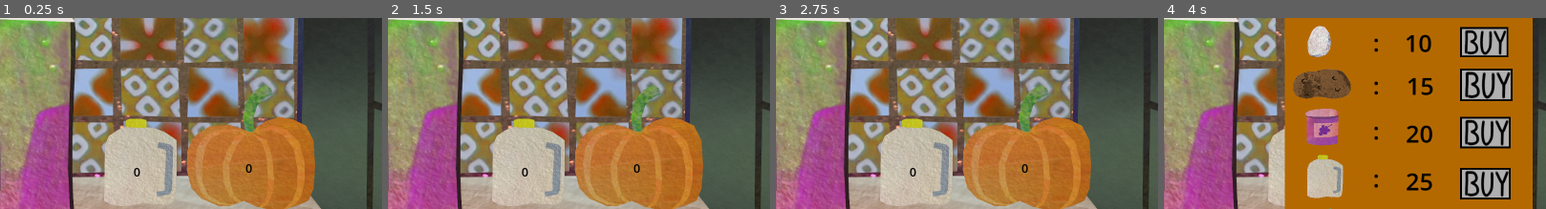
Above: before the commit, frames 1-4 (left to right).
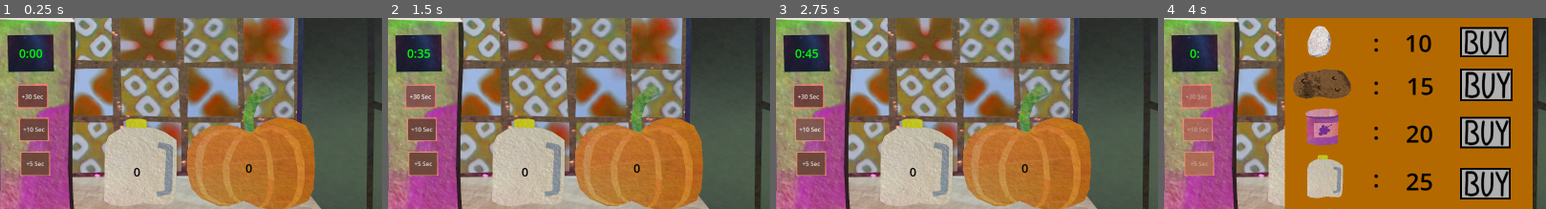
Above: after the commit, the same moments.

Repository: Ted-Landauer/microwave-game
Game: Godot game, scene res://Scenes/main.tscn
Two runs of this game, one before a commit and one after it. Both use one fixed random seed, a clock stepped at 60 frames per second and the inputs below.
Inputs (mouse positions are % of the whole screen's width and height, from its top left):
- Up to frame 1 (0.25 s): no input
- Up to frame 2 (1.5 s): click (51, 47) at 0.5 s, where only the run after the commit has a clickable "+5 Sec"; click (51, 29) at 1.25 s, where only the run after the commit has a clickable "+30 Sec"
- Up to frame 3 (2.75 s): click (51, 38) at 2 s, where only the run after the commit has a clickable "+10 Sec"
- Up to frame 4 (4 s): click "START" at 2.75 s; click (83, 92) at 3.5 s
The pictures show only the part of the screen within x 47-97%, y 8-58%; the shares and areas given below are measured in that part.

The runs differ from the first frame. In frame 1, 5.4% of the frame differs, in the area x 2-15%, y 8-83%; in frame 2, 5.4%; in frame 3, 5.4%; in frame 4, 5.3%.

Commit message:
adding in the days work! - microwave timer counts down - food is removed from the microwave when the timer runs down - fixed the button toggle to work appropriately - added 'multithreading' I.E. made it so that money, viewer count, and timer can all run at the same time - made microwave buttons add time accordingly - small code refactors to support new game logic

Diff:
--- /dev/null
+++ b/Scenes/high_control_panel.tscn
@@ -0,0 +1,9 @@
+[gd_scene format=3 uid="uid://djyf5k6y2arfc"]
+
+[ext_resource type="Texture2D" uid="uid://dmchxa4tlwfrg" path="res://Assets/Controls/Controls_3.png" id="1_ayetc"]
+
+[node name="HighControlPanel" type="Node2D" unique_id=1048642307]
+
+[node name="Sprite2D" type="Sprite2D" parent="." unique_id=204346774]
+texture = ExtResource("1_ayetc")
+centered = false
--- /dev/null
+++ b/Scenes/low_control_panel.tscn
@@ -0,0 +1,9 @@
+[gd_scene format=3 uid="uid://ba1mjajevgmyv"]
+
+[ext_resource type="Texture2D" uid="uid://cok23xl3bpfhb" path="res://Assets/Controls/Controls_1.png" id="1_qlbc3"]
+
+[node name="LowControlPanel" type="Node2D" unique_id=1267437803]
+
+[node name="Sprite2D" type="Sprite2D" parent="." unique_id=1543492903]
+texture = ExtResource("1_qlbc3")
+centered = false
--- a/Scenes/main.tscn
+++ b/Scenes/main.tscn
@@ -5,7 +5,10 @@
 [ext_resource type="PackedScene" uid="uid://bp8v51m1wqcyq" path="res://Scenes/microwave.tscn" id="2_bo1nx"]
 [ext_resource type="PackedScene" uid="uid://dw28047bcqlkw" path="res://Scenes/Groceries/egg.tscn" id="3_6bp64"]
 [ext_resource type="PackedScene" uid="uid://cydyqf7xaktah" path="res://Scenes/Groceries/jam_jar.tscn" id="4_344ge"]
+[ext_resource type="PackedScene" uid="uid://djyf5k6y2arfc" path="res://Scenes/high_control_panel.tscn" id="4_pdsj5"]
+[ext_resource type="PackedScene" uid="uid://ba1mjajevgmyv" path="res://Scenes/low_control_panel.tscn" id="5_ee4r6"]
 [ext_resource type="PackedScene" uid="uid://qfyc7a2xwlpf" path="res://Scenes/Groceries/milk_jug.tscn" id="5_ynf5e"]
+[ext_resource type="PackedScene" uid="uid://dtpv56ju8dpmk" path="res://Scenes/mid_control_panel.tscn" id="6_gt3je"]
 [ext_resource type="PackedScene" uid="uid://drxl0k60bau2m" path="res://Scenes/Groceries/potato.tscn" id="6_hptm8"]
 [ext_resource type="PackedScene" uid="uid://dlxdgs7vg5f6x" path="res://Scenes/Groceries/pumpkin.tscn" id="7_d1ilt"]
 [ext_resource type="Theme" uid="uid://b1i51vduagitt" path="res://Assets/ShoppingCart.tres" id="8_344ge"]
@@ -40,8 +43,55 @@
 text = "START"
 
 [node name="microwaveTimer" type="Timer" parent="Microwave/microwaveStart" unique_id=2110800967]
+one_shot = true
 
 [node name="viewershipBuffer" type="Timer" parent="Microwave/microwaveStart" unique_id=1866975876]
+
+[node name="HighControlPanel" parent="Microwave" unique_id=1048642307 instance=ExtResource("4_pdsj5")]
+position = Vector2(977, 127)
+metadata/_edit_lock_ = true
+
+[node name="LowControlPanel" parent="Microwave" unique_id=1267437803 instance=ExtResource("5_ee4r6")]
+visible = false
+position = Vector2(977, 127)
+metadata/_edit_lock_ = true
+
+[node name="MidControlPanel" parent="Microwave" unique_id=51181263 instance=ExtResource("6_gt3je")]
+visible = false
+position = Vector2(977, 127)
+metadata/_edit_lock_ = true
+
+[node name="microwaveDisplay" type="Label" parent="Microwave" unique_id=272088817]
+offset_left = 984.0
+offset_top = 132.0
+offset_right = 1102.0
+offset_bottom = 227.0
+theme_override_colors/font_color = Color(0, 1, 0, 1)
+theme_override_font_sizes/font_size = 32
+text = "0:00"
+horizontal_alignment = 1
+vertical_alignment = 1
+
+[node name="fiveSeconds" type="Button" parent="Microwave" unique_id=1436112767]
+offset_left = 1017.0
+offset_top = 446.0
+offset_right = 1092.0
+offset_bottom = 506.0
+text = "+5 Sec"
+
+[node name="thirtySeconds" type="Button" parent="Microwave" unique_id=1294848360]
+offset_left = 1009.0
+offset_top = 267.0
+offset_right = 1086.0
+offset_bottom = 324.0
+text = "+30 Sec"
+
+[node name="tenSeconds" type="Button" parent="Microwave" unique_id=1443803365]
+offset_left = 1014.0
+offset_top = 355.0
+offset_right = 1088.0
+offset_bottom = 413.0
+text = "+10 Sec"
 
 [node name="Camera2D" type="Camera2D" parent="." unique_id=402555768]
 anchor_mode = 0
@@ -402,6 +452,9 @@
 [connection signal="pressed" from="Microwave/microwaveStart" to="." method="_on_microwave_start_pressed"]
 [connection signal="timeout" from="Microwave/microwaveStart/microwaveTimer" to="." method="_on_microwave_timer_timeout"]
 [connection signal="timeout" from="Microwave/microwaveStart/viewershipBuffer" to="." method="_on_viewership_buffer_timeout"]
+[connection signal="pressed" from="Microwave/fiveSeconds" to="." method="_on_five_seconds_pressed"]
+[connection signal="pressed" from="Microwave/thirtySeconds" to="." method="_on_thirty_seconds_pressed"]
+[connection signal="pressed" from="Microwave/tenSeconds" to="." method="_on_ten_seconds_pressed"]
 [connection signal="pressed" from="InfoNumbers/ShoppingButton" to="." method="_on_shopping_button_pressed"]
 [connection signal="pressed" from="InfoNumbers/ShoppingButton/UpgradeMenu/ColorRect/BuyEgg" to="." method="_on_buy_egg_pressed"]
 [connection signal="pressed" from="InfoNumbers/ShoppingButton/UpgradeMenu/ColorRect/BuyPotato" to="." method="_on_buy_potato_pressed"]
--- /dev/null
+++ b/Scenes/mid_control_panel.tscn
@@ -0,0 +1,9 @@
+[gd_scene format=3 uid="uid://dtpv56ju8dpmk"]
+
+[ext_resource type="Texture2D" uid="uid://ddj7ukaop51x2" path="res://Assets/Controls/Controls_2.png" id="1_sda3p"]
+
+[node name="MidControlPanel" type="Node2D" unique_id=51181263]
+
+[node name="Sprite2D" type="Sprite2D" parent="." unique_id=889112367]
+texture = ExtResource("1_sda3p")
+centered = false
--- a/Scripts/egg.gd
+++ b/Scripts/egg.gd
@@ -1,9 +1,16 @@
 extends Node2D
 var clickable = false
+var eggLimit
+var microwaveItem
+var microwaveItemRef
+
 
 # Called when the node enters the scene tree for the first time.
 func _ready() -> void:
-	pass # Replace with function body.
+	eggLimit = randi_range(5, 15)
+	print("Egg limit is: ")
+	print(eggLimit)
+
 
 
 # Called every frame. 'delta' is the elapsed time since the previous frame.
@@ -11,10 +18,14 @@
 	pass
 
 
+func foodLimit():
+	if $"../..".totalSeconds < eggLimit:
+		print("EGG LIMIT")
+
+
 func _on_egg_control_mouse_entered() -> void:
 	clickable = true
 	print("in egg area")
-
 
 func _on_egg_control_mouse_exited() -> void:
 	clickable = false
@@ -24,4 +35,5 @@
 	if event is InputEventMouseButton and event.is_pressed():
 		if event.button_index == MOUSE_BUTTON_LEFT and clickable == true:
 			if $"../..".extractInt($eggCount.text) > 0:
-				$"../..".addToMicrowave("egg")
+				microwaveItem = "egg"
+				microwaveItemRef = $"../..".addToMicrowave("egg")
--- a/Scripts/jam_jar.gd
+++ b/Scripts/jam_jar.gd
@@ -1,15 +1,23 @@
 extends Node2D
 var clickable = false
+var jamLimit
+var microwaveItem
+var microwaveItemRef
 
 # Called when the node enters the scene tree for the first time.
 func _ready() -> void:
-	pass # Replace with function body.
+	jamLimit = randi_range(5, 15)
+	print("Jam limit is: ")
+	print(jamLimit)
 
 
 # Called every frame. 'delta' is the elapsed time since the previous frame.
 func _process(delta: float) -> void:
 	pass
 
+func foodLimit():
+	if $"../..".totalSeconds < jamLimit:
+		print("JAM LIMIT")
 
 func _on_jam_jar_control_mouse_entered() -> void:
 	clickable = true
@@ -20,4 +28,6 @@
 func _input(event: InputEvent) -> void:
 	if event is InputEventMouseButton and event.is_pressed():
 		if event.button_index == MOUSE_BUTTON_LEFT and clickable == true:
-			$"../..".addToMicrowave("jam_jar")
+			if $"../..".extractInt($jamCount.text) > 0:
+				microwaveItem = "jam"
+				microwaveItemRef = $"../..".addToMicrowave("jam_jar")
--- a/Scripts/main.gd
+++ b/Scripts/main.gd
@@ -15,8 +15,15 @@
 var groceries: Dictionary = {}
 
 var occupied: bool = false
-
-#var ""
+var lowCostMicroOwned: bool = true
+var midCostMicroOwned: bool = false
+var highCostMicroOwned: bool = false
+var totalSeconds: int = 0
+var countdownActive = false
+
+var microwavedItem: String
+
+
 
 # Load the resources in a directory into a dictionary for future use
 func preloadResources(path: String, collection: Dictionary):
@@ -57,20 +64,34 @@
 	else:
 		print("An error was encountered when opening the requested path")
 
-
-
-# Called when the node enters the scene tree for the first time.
-func _ready() -> void:
-	preloadResources(GROCPATH, groceries)
-
-	$InfoNumbers/ShoppingButton/UpgradeMenu.propagate_call("set_visible", [false])
-	$InfoNumbers/ShoppingButton/UpgradeMenu.visible = false
-
-	updateFunds(STARTINGFUNDS, "+")
-	updateViewship(STARTINGVIEWERNUMBERS, "+")
-
-	$Microwave/microwaveStart/viewershipBuffer.one_shot = true
-	$Microwave/microwaveStart/microwaveTimer.one_shot = true
+func countdownMicrowaveTimer():
+	var maxTimeArr = extractInt($Microwave/microwaveDisplay.text)
+	var min = int(maxTimeArr[0])
+	var sec = int(maxTimeArr[1])
+	var strSec = ""
+
+	if sec == 0:
+		strSec = "59"
+		min -= 1
+	else:
+		sec -= 1
+		if sec < 10:
+			strSec = "%02d" % sec
+
+		$Microwave/microwaveDisplay.text = str(min) + ":" + strSec
+
+
+
+func updateMicrowaveDisplay(min: int, sec: int):
+	var strSec = str(sec)
+	totalSeconds = (min * 60) + sec
+
+	if sec < 10:
+		strSec = "%02d" % sec
+
+	$Microwave/microwaveDisplay.text = str(min) + ":" + strSec
+
+
 
 func changeInventory(food: String, direction: String):
 	var foodReference = get_node("Groceries/" + food + "/" + food + "Count")
@@ -84,6 +105,7 @@
 	foodReference.text = str(foodBought)
 
 
+
 # Return the value of money gained per second
 func calculateRevenue(view: int, modifier: float):
 	var perSecGain: float
@@ -115,7 +137,10 @@
 	if direction == "+":
 		funds += moneyValue
 	elif direction == "-":
-		funds -= moneyValue
+		if funds - moneyValue < 0:
+			print("Out of money")
+		else:
+			funds -= moneyValue
 
 	$InfoNumbers/FundsValue.text = "$" + str(funds)
 
@@ -128,47 +153,117 @@
 	# Check if we've passed the funds value and strip of the NAN character
 	if numberString[0] == "$":
 		numberInt = int(numberString.rstrip("$"))
+		return numberInt
+	elif numberString.contains(":"):
+		var tempHold = numberString.split(":")
+		var tempMin = tempHold[0]
+		var tempSec = tempHold[1]
+
+		#numberInt = int(tempHold[])
+		return tempHold
 
 	numberInt = int(numberString)
 
 	return numberInt
 
+func addToMicrowave(item: String):
+	print("add test")
+	if occupied == false:
+		var newItem = groceries[item]
+
+		print("this is the item: " + item)
+
+		newItem.position.x = 700
+		newItem.position.y = 640
+		newItem.z_index = 1
+		add_child(newItem)
+		print("added to microwave")
+
+		microwavedItem = item
+		print("the microwaved item: ")
+		print(microwavedItem)
+		print(typeof(microwavedItem))
+
+		changeInventory(item.get_slice("_", 0), "-")
+		occupied = true
+
+		return newItem
+
+func toggleButtons(toggle: bool):
+	$Microwave/microwaveStart.disabled = toggle
+	$Microwave/microwaveStart.toggle_mode = toggle
+
+	$Microwave/thirtySeconds.disabled = toggle
+	$Microwave/thirtySeconds.toggle_mode = toggle
+
+	$Microwave/tenSeconds.disabled = toggle
+	$Microwave/tenSeconds.toggle_mode = toggle
+
+	$Microwave/fiveSeconds.disabled = toggle
+	$Microwave/fiveSeconds.toggle_mode = toggle
+
+# Called when the node enters the scene tree for the first time.
+func _ready() -> void:
+	preloadResources(GROCPATH, groceries)
+
+	$InfoNumbers/ShoppingButton/UpgradeMenu.propagate_call("set_visible", [false])
+	$InfoNumbers/ShoppingButton/UpgradeMenu.visible = false
+
+	updateFunds(STARTINGFUNDS, "+")
+	updateViewship(STARTINGVIEWERNUMBERS, "+")
+
+	$Microwave/microwaveStart/viewershipBuffer.one_shot = true
+	$Microwave/microwaveStart/microwaveTimer.one_shot = true
+
+	$Microwave/LowControlPanel.visible = false
+	$Microwave/thirtySeconds.visible = true
+
+	$Microwave/MidControlPanel.visible = false
+	$Microwave/tenSeconds.visible = true
+
+	$Microwave/HighControlPanel.visible = true
+	$Microwave/fiveSeconds.visible = true
+
 
 
 # Used for running the money and viewer calc every second in process below
-var t: float = 0.0
+var mu: float = 0.0
+var vd: float = 0.0
+var cd: float = 0.0
 
 # Called every frame. 'delta' is the elapsed time since the previous frame.
 func _process(delta: float) -> void:
-	# Increase t to make
-	t += delta
-	if (viewershipDeclineBufferState == true and t >= 1.0):
+
+	mu += delta
+	if viewershipDeclineBufferState == true and mu >= 1.0:
 		updateFunds(calculateRevenue(viewerNumbers, revenueMod), "+")
-		t = 0.0
-	elif viewershipDeclineBufferState == false and t >= 1.0 and viewerNumbers != 0:
+		mu = 0.0
+
+	vd += delta
+	if viewershipDeclineBufferState == false and vd >= 1.0 and viewerNumbers != 0:
 		updateViewship(1, "-")
-		t = 0.0
-
-
+		vd = 0.0
+
+	cd += delta
+	if countdownActive == true and cd >= 1.0:
+		countdownMicrowaveTimer()
+		cd = 0.0
 
 # Escape function for closing the shopping menu
 func _input(event: InputEvent) -> void:
 	if event is InputEventKey and event.is_pressed():
 		if event.keycode == KEY_ESCAPE:
 			$InfoNumbers/ShoppingButton/UpgradeMenu.propagate_call("set_visible", [false])
-			#$InfoNumbers/ShoppingButton/UpgradeMenu.visible = false
-
 
 # Function to open the grrocery shopping menu
 func _on_shopping_button_pressed() -> void:
 	if $InfoNumbers/ShoppingButton/UpgradeMenu.visible == false:
 		$InfoNumbers/ShoppingButton/UpgradeMenu.propagate_call("set_visible", [true])
-		#$InfoNumbers/ShoppingButton/UpgradeMenu.visible = true
+
 	elif $InfoNumbers/ShoppingButton/UpgradeMenu.visible == true:
 		$InfoNumbers/ShoppingButton/UpgradeMenu.propagate_call("set_visible", [false])
 		#$InfoNumbers/ShoppingButton/UpgradeMenu.visible = false
 
-
 func _on_buy_egg_pressed() -> void:
 	var eggsCost = extractInt($InfoNumbers/ShoppingButton/UpgradeMenu/ColorRect/Labels/EggCost.text)
 
@@ -199,39 +294,78 @@
 	changeInventory("pumpkin", "+")
 	updateFunds(pumpkinCost, "-")
 
-
-
 func _on_microwave_start_pressed() -> void:
-	$Microwave/microwaveStart.disabled = true
-	$Microwave/microwaveStart.toggle_mode = true
-
-	$Microwave/microwaveStart/microwaveTimer.start(10)
+	toggleButtons(true)
+
+	$Microwave/microwaveStart/microwaveTimer.start(totalSeconds)
 	print("pausing viewership decline")
 	viewershipDeclineBufferState = true
+	countdownActive = true
+
 
 func _on_microwave_timer_timeout() -> void:
 	print("timer stopped")
-	$Microwave/microwaveStart.disabled = false
-	$Microwave/microwaveStart.toggle_mode = false
+	toggleButtons(false)
 
 	print("about to lose viewers")
 	$Microwave/microwaveStart/viewershipBuffer.start(viewershipDeclineBuffer)
+	countdownActive = false
+	occupied = false
+
+	match microwavedItem:
+		"egg":
+			remove_child($Groceries/egg.microwaveItemRef)
+			print("removed egg")
+		"jam":
+			remove_child($Groceries/jam_jar.microwaveItemRef)
+			print("removed jam")
+		"milk":
+			remove_child($Groceries/milk_jug.microwaveItemRef)
+			print("removed milk")
+		"potato":
+			remove_child($Groceries/potato.microwaveItemRef)
+			print("removed potato")
+		"pumpkin":
+			remove_child($Groceries/pumpkin.microwaveItemRef)
+			print("removed pumpkin")
+
 
 func _on_viewership_buffer_timeout() -> void:
 	print("losing viewers")
 	viewershipDeclineBufferState = false
 
-func addToMicrowave(item: String):
-	if occupied == false:
-		var newItem = groceries[item]
-
-		print("this is the item: " + item)
-
-		newItem.position.x = 700
-		newItem.position.y = 640
-		newItem.z_index = 1
-		add_child(newItem)
-		print("added to microwave")
-
-		changeInventory(item.get_slice("_", 0), "-")
-		occupied = true
+func _on_thirty_seconds_pressed() -> void:
+	var minSecArray = extractInt($Microwave/microwaveDisplay.text)
+	var min = int(minSecArray[0])
+	var sec = int(minSecArray[1])
+
+	sec += 30
+	if sec >= 60:
+		min += 1
+		sec = sec - 60
+
+	updateMicrowaveDisplay(min, sec)
+
+func _on_ten_seconds_pressed() -> void:
+	var minSecArray = extractInt($Microwave/microwaveDisplay.text)
+	var min = int(minSecArray[0])
+	var sec = int(minSecArray[1])
+
+	sec += 10
+	if sec >= 60:
+		min += 1
+		sec = sec - 60
+
+	updateMicrowaveDisplay(min, sec)
+
+func _on_five_seconds_pressed() -> void:
+	var minSecArray = extractInt($Microwave/microwaveDisplay.text)
+	var min = int(minSecArray[0])
+	var sec = int(minSecArray[1])
+
+	sec += 5
+	if sec >= 60:
+		min += 1
+		sec = sec - 60
+
+	updateMicrowaveDisplay(min, sec)
--- a/Scripts/milk_jug.gd
+++ b/Scripts/milk_jug.gd
@@ -1,16 +1,24 @@
 extends Node2D
 var clickable = false
+var milkLimit
+var microwaveItem
+var microwaveItemRef
 
 
 # Called when the node enters the scene tree for the first time.
 func _ready() -> void:
-	pass # Replace with function body.
+	milkLimit = randi_range(5, 15)
+	print("Milk limit is: ")
+	print(milkLimit)
 
 
 # Called every frame. 'delta' is the elapsed time since the previous frame.
 func _process(delta: float) -> void:
 	pass
 
+func foodLimit():
+	if $"../..".totalSeconds < milkLimit:
+		print("MILK LIMIT")
 
 func _on_milk_jug_control_mouse_entered():
 	clickable = true
@@ -26,4 +34,6 @@
 func _input(event: InputEvent) -> void:
 	if event is InputEventMouseButton and event.is_pressed():
 		if event.button_index == MOUSE_BUTTON_LEFT and clickable == true:
-			$"../..".addToMicrowave("milk_jug")
+			if $"../..".extractInt($milkCount.text) > 0:
+				microwaveItem = "milk"
+				microwaveItemRef = $"../..".addToMicrowave("milk_jug")
--- a/Scripts/potato.gd
+++ b/Scripts/potato.gd
@@ -1,9 +1,14 @@
 extends Node2D
 var clickable = false
+var potatoLimit
+var microwaveItem
+var microwaveItemRef
 
 # Called when the node enters the scene tree for the first time.
 func _ready() -> void:
-	pass # Replace with function body.
+	potatoLimit = randi_range(5, 15)
+	print("Potato limit is: ")
+	print(potatoLimit)
 
 
 # Called every frame. 'delta' is the elapsed time since the previous frame.
@@ -12,6 +17,9 @@
 
 
 
+func foodLimit():
+	if $"../..".totalSeconds < potatoLimit:
+		print("POTATO LIMIT")
 
 func _on_potato_control_mouse_entered() -> void:
 	clickable = true
@@ -26,4 +34,6 @@
 func _input(event: InputEvent) -> void:
 	if event is InputEventMouseButton and event.is_pressed():
 		if event.button_index == MOUSE_BUTTON_LEFT and clickable == true:
-			$"../..".addToMicrowave("potato")
+			if $"../..".extractInt($potatoCount.text) > 0:
+				microwaveItem = "potato"
+				microwaveItemRef = $"../..".addToMicrowave("potato")
--- a/Scripts/pumpkin.gd
+++ b/Scripts/pumpkin.gd
@@ -1,15 +1,23 @@
 extends Node2D
 var clickable = false
+var pumpkinLimit
+var microwaveItem
+var microwaveItemRef
 
 # Called when the node enters the scene tree for the first time.
 func _ready() -> void:
-	pass # Replace with function body.
+	pumpkinLimit = randi_range(5, 15)
+	print("Pumpkin limit is: ")
+	print(pumpkinLimit)
 
 
 # Called every frame. 'delta' is the elapsed time since the previous frame.
 func _process(delta: float) -> void:
 	pass
 
+func foodLimit():
+	if $"../..".totalSeconds < pumpkinLimit:
+		print("PUMPKIN LIMIT")
 
 func _on_pumpkin_control_mouse_entered() -> void:
 	clickable = true
@@ -22,4 +30,6 @@
 func _input(event: InputEvent) -> void:
 	if event is InputEventMouseButton and event.is_pressed():
 		if event.button_index == MOUSE_BUTTON_LEFT and clickable == true:
-			$"../..".addToMicrowave("pumpkin")
+			if $"../..".extractInt($pumpkinCount.text) > 0:
+				microwaveItem = "pumpkin"
+				microwaveItemRef = $"../..".addToMicrowave("pumpkin")
Not shown, added: Assets/Controls/Controls_1.png.import
Not shown, added: Assets/Controls/Controls_2.png.import
Not shown, added: Assets/Controls/Controls_3.png.import
